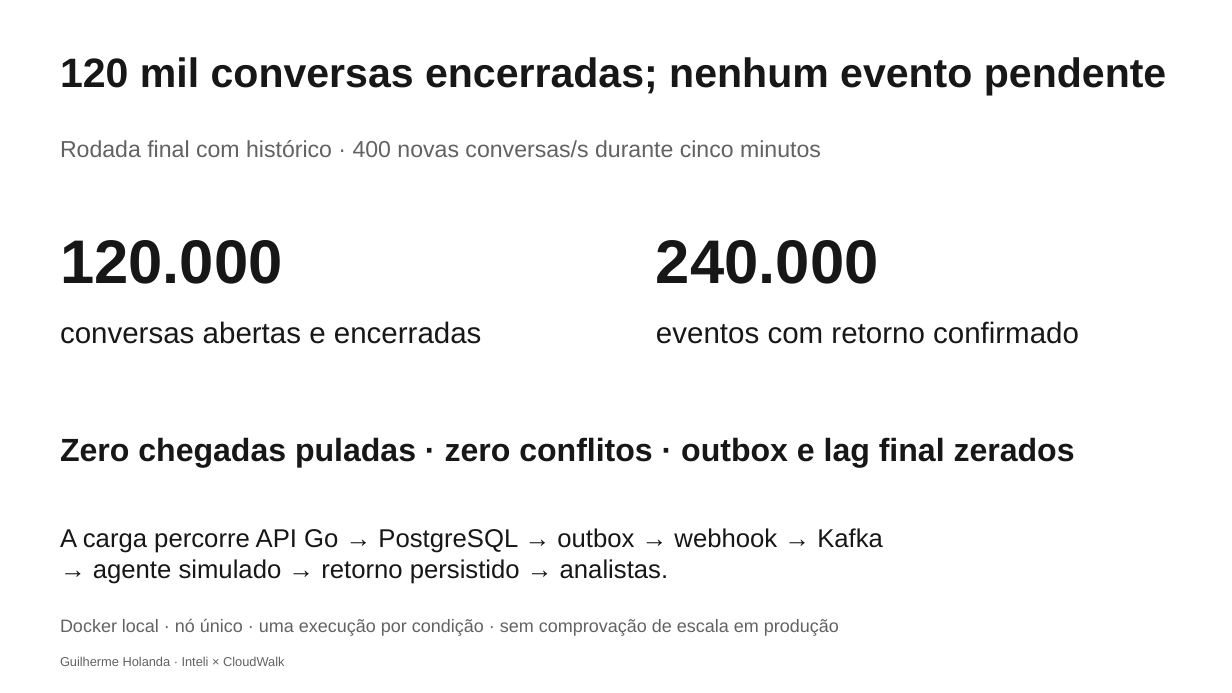
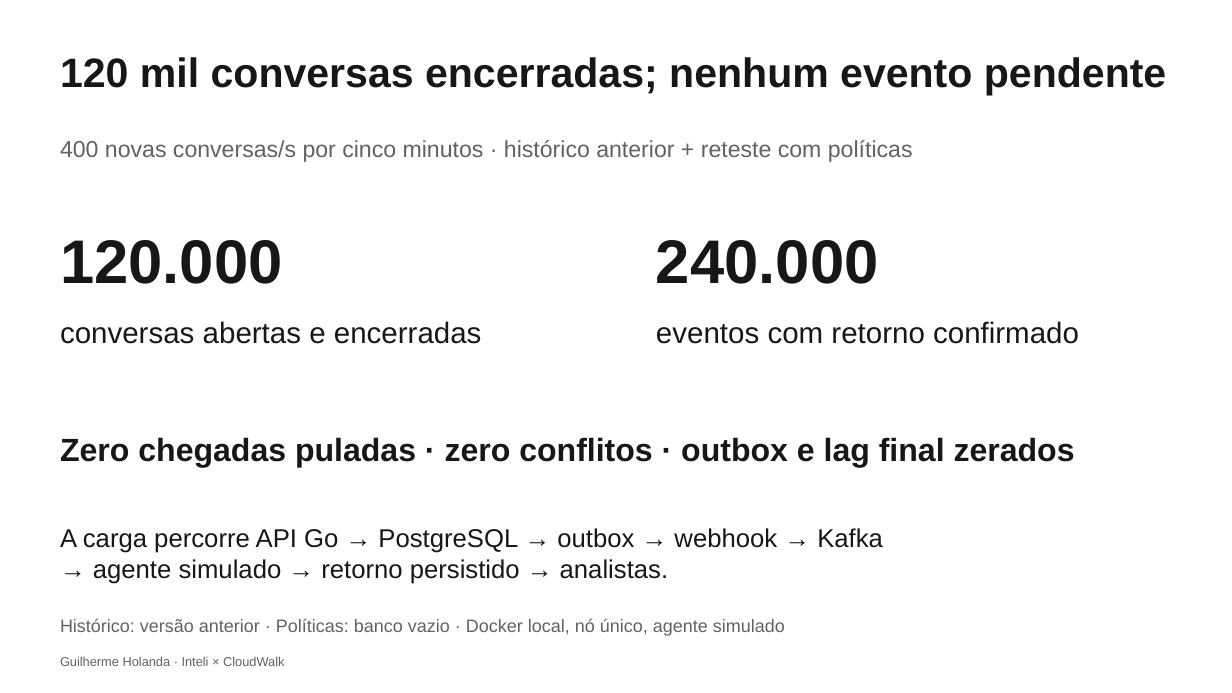
Before and after one commit to Gui0206/case-cloudwalk, a slide deck: slide 7 of Central-HelpDesk-Banca.pptx. Drawn at 1232x693 pixels with LibreOffice and Linux fonts; fonts in the diff are those of the drawing. Boxes give left, top, right and bottom in pixels: in the first picture for what was removed or moved away, otherwise in the second. Text is boxed around its words. In the diff, an @@ line names an element or a change of style, - is before the commit and + after.

Commit message:
Adiciona prioridade por política, alertas e auditoria com reteste sustentado

```diff
--- a/Central-HelpDesk-Banca.pptx
+++ b/Central-HelpDesk-Banca.pptx
@@ text at box(60, 140, 913, 162): text changed @@
-Rodada final com histórico · 400 novas conversas/s durante cinco minutos
+400 novas conversas/s por cinco minutos · histórico anterior + reteste com políticas
@@ text at box(60, 619, 785, 636): text changed @@
-Docker local · nó único · uma execução por condição · sem comprovação de escala em produção
+Histórico: versão anterior · Políticas: banco vazio · Docker local, nó único, agente simulado
```
Also in this commit, not shown: 1 other slide changed, 22 other files.
